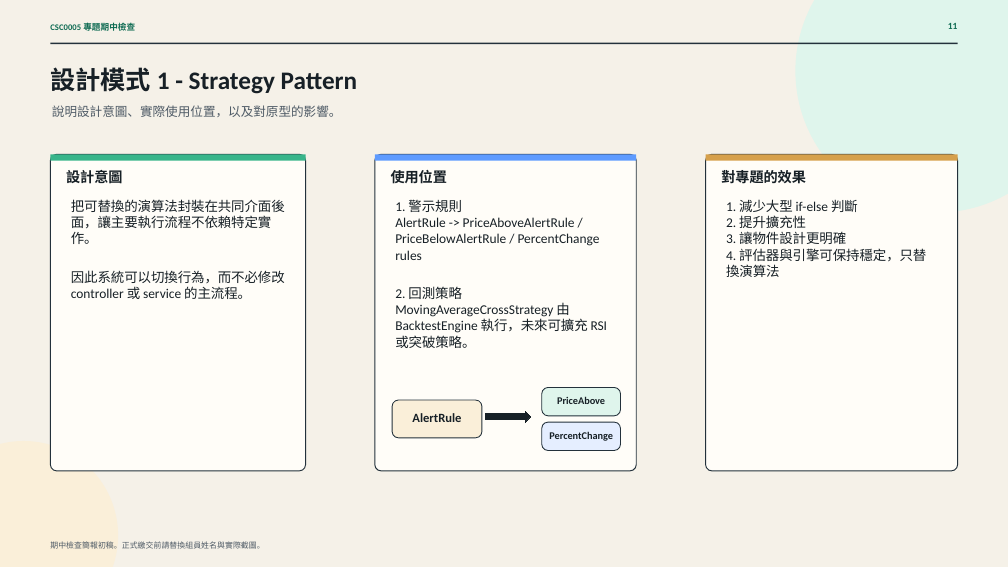
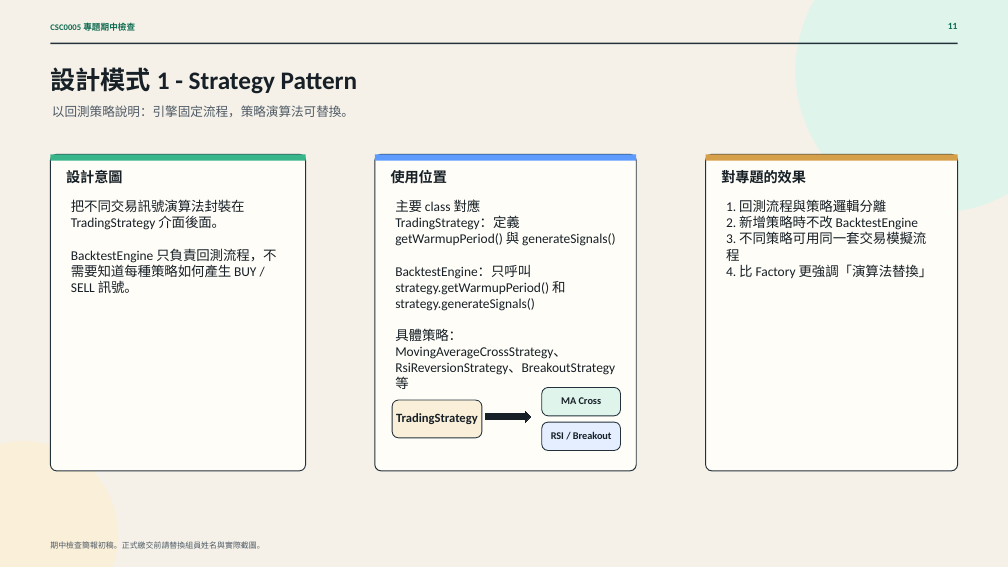
Before and after one commit to edison0828/Stock-Query-Website, a slide deck: slide 11 of output/slides/ooad-checkpoint-draft/OOAD_Checkpoint_ZH_Draft.pptx. Drawn at 1008x567 pixels with LibreOffice and Linux fonts; fonts in the diff are those of the drawing. Boxes give left, top, right and bottom in pixels: in the first picture for what was removed or moved away, otherwise in the second. Text is boxed around its words. In the diff, an @@ line names an element or a change of style, - is before the commit and + after.

```diff
--- a/output/slides/ooad-checkpoint-draft/OOAD_Checkpoint_ZH_Draft.pptx
+++ b/output/slides/ooad-checkpoint-draft/OOAD_Checkpoint_ZH_Draft.pptx
@@ text at (52,105,354,117): text changed @@
-說明設計意圖、實際使用位置，以及對原型的影響。
+以回測策略說明：引擎固定流程，策略演算法可替換。
@@ text at (71,199,276,293): text changed @@
-把可替換的演算法封裝在共同介面後面，讓主要執行流程不依賴特定實作。
-因此系統可以切換行為，而不必修改 controller 或 service 的主流程。
+把不同交易訊號演算法封裝在 TradingStrategy 介面後面。
+BacktestEngine 只負責回測流程，不需要知道每種策略如何產生 BUY / SELL 訊號。
@@ text at (395,199,616,375): text changed @@
-1. 警示規則
-AlertRule -> PriceAboveAlertRule / PriceBelowAlertRule / PercentChange rules
-2. 回測策略
-MovingAverageCrossStrategy 由 BacktestEngine 執行，未來可擴充 RSI 或突破策略。
+主要 class 對應
+TradingStrategy：定義 getWarmupPeriod() 與 generateSignals()
+BacktestEngine：只呼叫 strategy.getWarmupPeriod() 和 strategy.generateSignals()
+具體策略：MovingAverageCrossStrategy、RsiReversionStrategy、BreakoutStrategy 等
@@ text at (726,199,933,278): text changed @@
-1. 減少大型 if-else 判斷
-2. 提升擴充性
-3. 讓物件設計更明確
-4. 評估器與引擎可保持穩定，只替換演算法
+1. 回測流程與策略邏輯分離
+2. 新增策略時不改 BacktestEngine
+3. 不同策略可用同一套交易模擬流程
+4. 比 Factory 更強調「演算法替換」
@@ text at (396,413,478,424): text changed @@
-AlertRule
+TradingStrategy
@@ text at (561,397,602,404): text changed @@
-PriceAbove
+MA Cross
@@ text at (551,431,612,439): text changed @@
-PercentChange
+RSI / Breakout
```
Also in this commit, not shown: 1 other slide changed, 9 other files.
